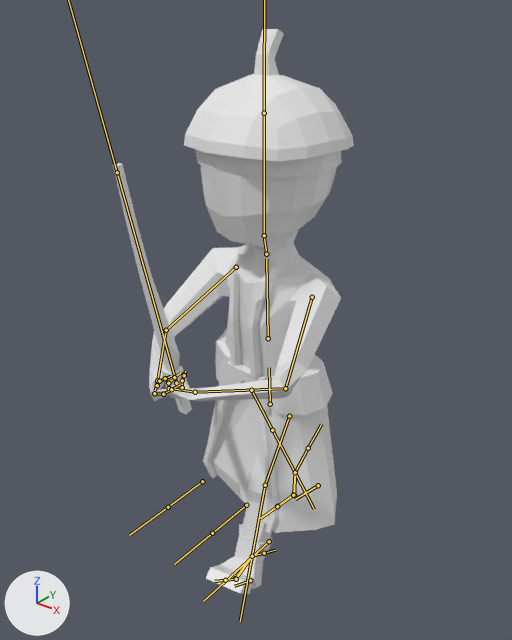
Renders of the FBX model Map/Assets/Models/Yamato_samurai/Yamato_samurai.fbx from each side of a commit.
Rendered twice from a camera (50 mm lens) standing at (11.01, -14.46, 17.03) and looking at (0.35, -1.14, 8.77). Lighting does not change. The marker at lower left points along +X, +Y and +Z. Both versions are drawn at frame 33 of the action 'Armature|Untitled.002'; the numbers are the values there. The bones that bend it are drawn over the model as lines.

The first picture shows 'Samurai'.
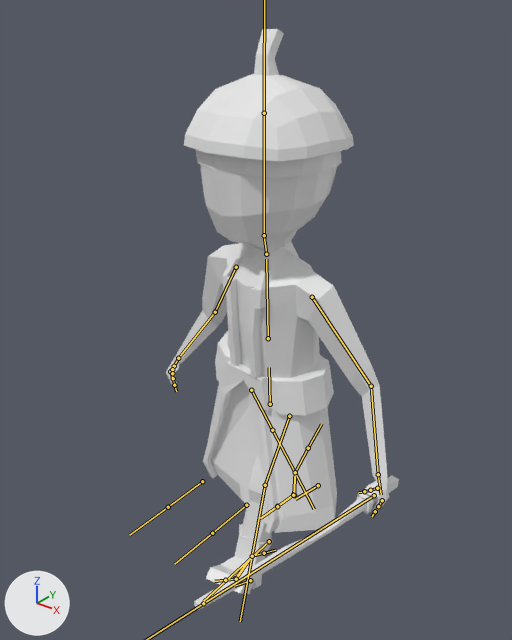
Where the change shows, as pixel boxes [x1, y1, x2, y2] in the pictures (512 x 640 px):
'Samurai', posed: before [113, 29, 354, 594]; after [166, 29, 399, 610]
bone 'Espada', root to tip: before (176, 383) to (117, 172); after (374, 495) to (203, 603)
bone 'Brazo.L', root to tip: before (312, 297) to (285, 388); after (312, 297) to (371, 386)
bone 'Antebrazo.L', root to tip: before (285, 388) to (195, 392); after (371, 386) to (378, 474)
bone 'Mano.L', root to tip: before (195, 392) to (175, 389); after (378, 474) to (381, 494)
bone 'Dedos1.L', root to tip: before (169, 388) to (168, 383); after (382, 500) to (378, 506)
bone 'Dedos2.L', root to tip: before (168, 383) to (174, 377); after (378, 506) to (375, 511)
bone 'Pulgar2.L', root to tip: before (182, 380) to (184, 375); after (370, 490) to (364, 491)
bone 'Brazo.R', root to tip: before (236, 267) to (166, 330); after (236, 267) to (215, 312)
bone 'Antebrazo.R', root to tip: before (166, 330) to (157, 380); after (215, 312) to (178, 358)
bone 'Mano.R', root to tip: before (157, 380) to (155, 390); after (178, 358) to (172, 368)
bone 'Dedos1.R', root to tip: before (154, 393) to (163, 394); after (170, 371) to (173, 378)
bone 'Dedos2.R', root to tip: before (163, 394) to (171, 389); after (173, 378) to (174, 385)

Diff of the bpy script that builds the scene:
```diff
--- a/Map/Assets/Models/Yamato_samurai/Yamato_samurai.fbx.py
+++ b/Map/Assets/Models/Yamato_samurai/Yamato_samurai.fbx.py
@@ bone_espada @@
 bone_espada = bpy.data.objects['Armature'].pose.bones['Espada']
-bone_espada.location = (2.61, 3.45, -4.37)
-bone_espada.rotation_quaternion = (0.573, -0.477, -0.513, -0.425)  # degrees (-81, -84, 1)
+bone_espada.location = (-0.09, 0.92, 0.07)
+bone_espada.rotation_quaternion = (0.996, -0.089, 0.012, 0.006)  # degrees (-10, 1, 1)
@@ bone_brazo_l @@
 bone_brazo_l = bpy.data.objects['Armature'].pose.bones['Brazo.L']  # child of 'Pecho'
-bone_brazo_l.rotation_quaternion = (0.847, -0.199, -0.218, -0.443)  # degrees (-10, -33, -52)
+bone_brazo_l.rotation_quaternion = (1.0, 0.0, 0.0, 0.0)  # degrees (0, 0, 0)
@@ bone_antebrazo_l @@
 bone_antebrazo_l = bpy.data.objects['Armature'].pose.bones['Antebrazo.L']  # child of 'Brazo.L'
-bone_antebrazo_l.rotation_quaternion = (0.857, -0.355, 0.077, -0.365)  # degrees (-42, -7, -43)
+bone_antebrazo_l.rotation_quaternion = (1.0, 0.0, 0.0, 0.0)  # degrees (0, 0, 0)
@@ bone_mano_l @@
 bone_mano_l = bpy.data.objects['Armature'].pose.bones['Mano.L']  # child of 'Antebrazo.L'
-bone_mano_l.rotation_quaternion = (0.969, 0.075, -0.188, -0.145)  # degrees (12, -20, -19)
+bone_mano_l.rotation_quaternion = (1.0, 0.0, 0.0, 0.0)  # degrees (0, 0, 0)
@@ bone_dedos1_l @@
 bone_dedos1_l = bpy.data.objects['Armature'].pose.bones['Dedos1.L']  # child of 'Mano.L'
-bone_dedos1_l.rotation_quaternion = (0.98, 0.199, 0.0, 0.0)  # degrees (23, 0, 0)
+bone_dedos1_l.rotation_quaternion = (1.0, 0.0, 0.0, 0.0)  # degrees (0, 0, 0)
@@ bone_dedos2_l @@
 bone_dedos2_l = bpy.data.objects['Armature'].pose.bones['Dedos2.L']  # child of 'Dedos1.L'
-bone_dedos2_l.rotation_quaternion = (0.936, 0.35, -0.013, -0.029)  # degrees (41, 0, -4)
+bone_dedos2_l.rotation_quaternion = (1.0, 0.0, 0.0, 0.0)  # degrees (0, 0, 0)
@@ bone_pulgar2_l @@
 bone_pulgar2_l = bpy.data.objects['Armature'].pose.bones['Pulgar2.L']  # child of 'Pulgar1.L'
-bone_pulgar2_l.rotation_quaternion = (0.969, 0.007, 0.092, -0.227)  # degrees (-2, 10, -27)
+bone_pulgar2_l.rotation_quaternion = (1.0, 0.0, 0.0, 0.0)  # degrees (0, 0, 0)
@@ bone_brazo_r @@
 bone_brazo_r = bpy.data.objects['Armature'].pose.bones['Brazo.R']  # child of 'Pecho'
-bone_brazo_r.rotation_quaternion = (0.876, -0.219, 0.147, 0.403)  # degrees (-17, 26, 45)
+bone_brazo_r.rotation_quaternion = (1.0, 0.0, 0.0, 0.0)  # degrees (0, 0, 0)
@@ bone_antebrazo_r @@
 bone_antebrazo_r = bpy.data.objects['Armature'].pose.bones['Antebrazo.R']  # child of 'Brazo.R'
-bone_antebrazo_r.rotation_quaternion = (0.886, -0.321, -0.077, 0.326)  # degrees (-38, 4, 39)
+bone_antebrazo_r.rotation_quaternion = (1.0, 0.0, 0.0, 0.0)  # degrees (0, 0, 0)
@@ bone_mano_r @@
 bone_mano_r = bpy.data.objects['Armature'].pose.bones['Mano.R']  # child of 'Antebrazo.R'
-bone_mano_r.rotation_quaternion = (0.969, 0.075, 0.188, 0.145)  # degrees (12, 20, 19)
+bone_mano_r.rotation_quaternion = (1.0, 0.0, 0.0, 0.0)  # degrees (0, 0, 0)
@@ bone_dedos1_r @@
 bone_dedos1_r = bpy.data.objects['Armature'].pose.bones['Dedos1.R']  # child of 'Mano.R'
-bone_dedos1_r.rotation_quaternion = (0.98, 0.199, 0.0, 0.0)  # degrees (23, 0, 0)
+bone_dedos1_r.rotation_quaternion = (1.0, 0.0, 0.0, 0.0)  # degrees (0, 0, 0)
@@ bone_dedos2_r @@
 bone_dedos2_r = bpy.data.objects['Armature'].pose.bones['Dedos2.R']  # child of 'Dedos1.R'
-bone_dedos2_r.rotation_quaternion = (0.936, 0.35, 0.013, 0.029)  # degrees (41, 0, 4)
+bone_dedos2_r.rotation_quaternion = (1.0, 0.0, 0.0, 0.0)  # degrees (0, 0, 0)
```
